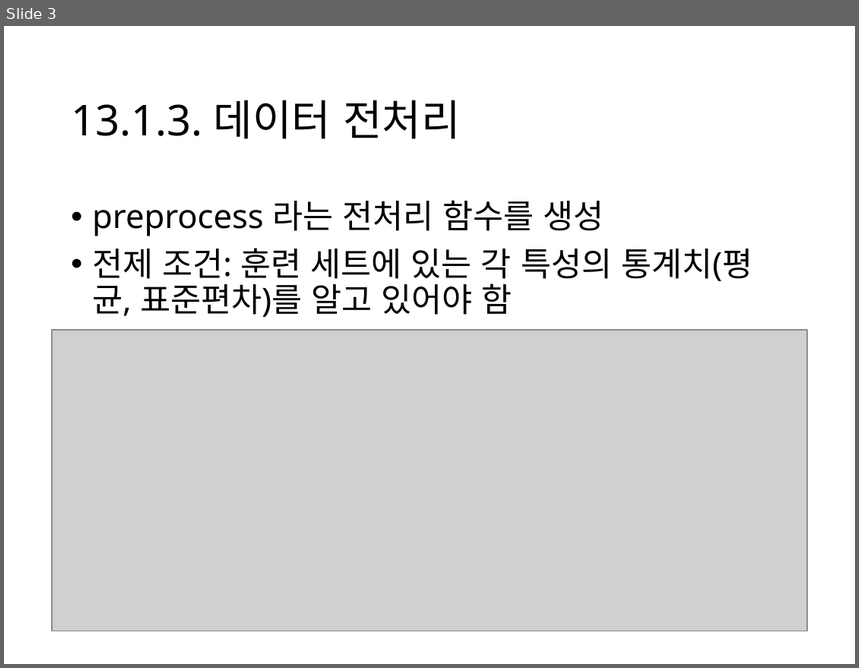
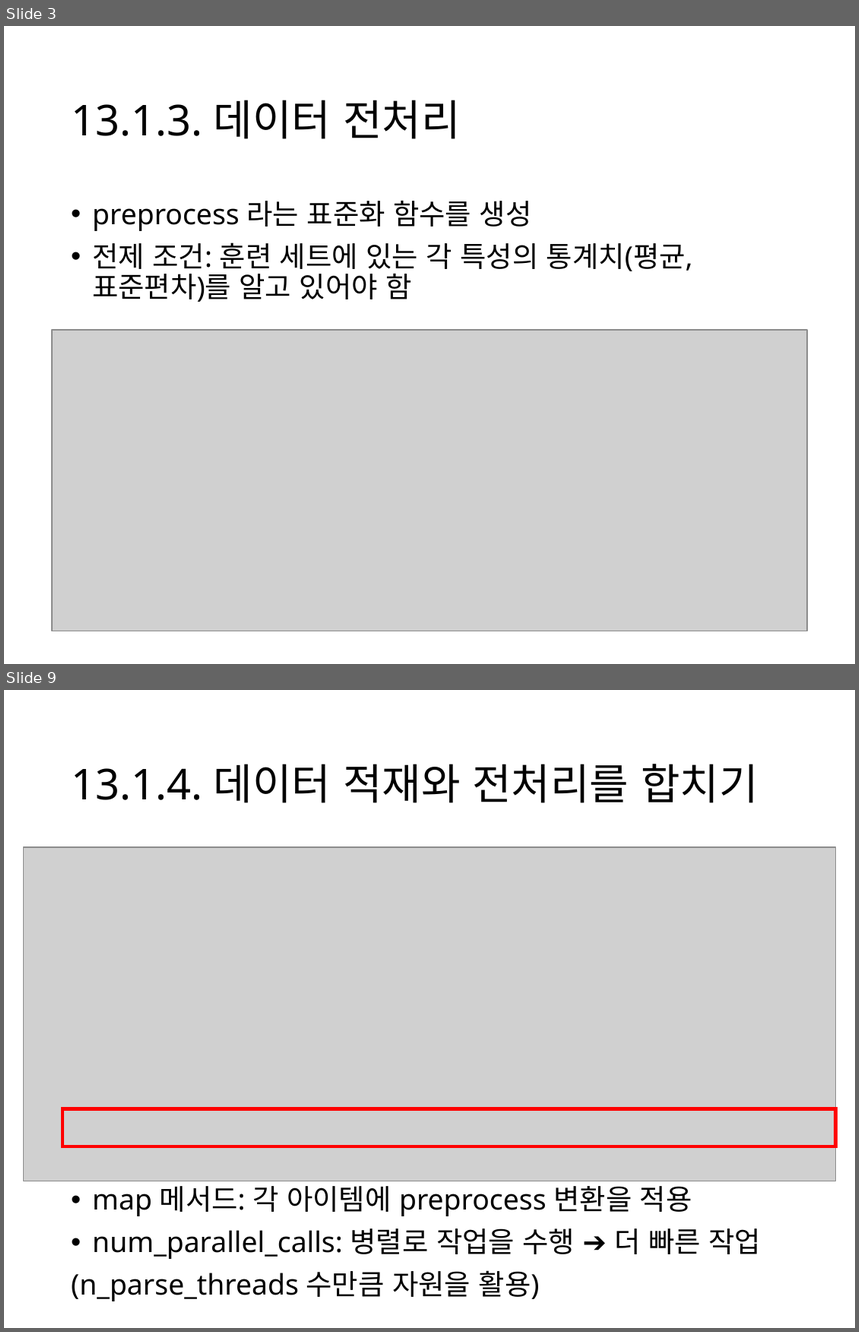
Before and after one commit to Kwan-Gu/data_science, a slide deck: ML/HandsOn/13/13_1_3_데이터전처리.pptx. Shown one above the other, each under a label of ours: slide 3 before the commit, slides 3 and 9 after it; the slides between them are not shown. The pictures are 859x668 and 859x1332 pixels, drawn with LibreOffice and Linux fonts; fonts in the diff are those of the drawing; grey boxes stand for pictures. Boxes give left, top, right and bottom in pixels: in the first picture for what was removed or moved away, otherwise in the second. Text is boxed around its words. In the diff, an @@ line names an element or a change of style, - is before the commit and + after.

Commit message:
Create 13_1_3_데이터전처리

```diff
--- a/ML/HandsOn/13/13_1_3_데이터전처리.pptx
+++ b/ML/HandsOn/13/13_1_3_데이터전처리.pptx
@@ slide 9 added at <box>4,690,855,1328</box>, background #FFFFFF @@
@@ title added at <box>71,764,759,803</box>, 36 pt, text #000000 @@
+13.1.4. 데이터 적재와 전처리를 합치기
@@ picture added at <box>24,847,835,1182</box> @@
@@ rectangle added at <box>63,1109,835,1146</box>, outline #FF0000 3 pt @@
@@ text added at <box>71,1181,762,1302</box>, 24 pt, text #000000 @@
+• map 메서드: 각 아이템에 preprocess 변환을 적용
+• num_parallel_calls: 병렬로 작업을 수행 ➔ 더 빠른 작업
+(n_parse_threads 수만큼 자원을 활용)
@@ slide 3 changed as well @@
@@ text at <box>92,201,532,231</box>: text changed; size 28 to 24 pt @@
-• preprocess 라는 전처리 함수를 생성
+• preprocess 라는 표준화 함수를 생성
@@ text at <box>92,243,693,302</box>: size 28 to 24 pt in "전제 조건: 훈련 세트에 있는 각 특성의 ..." @@
```
Also in this commit, not shown: 2 other slides changed, 11 other slides added, 2 other files.
